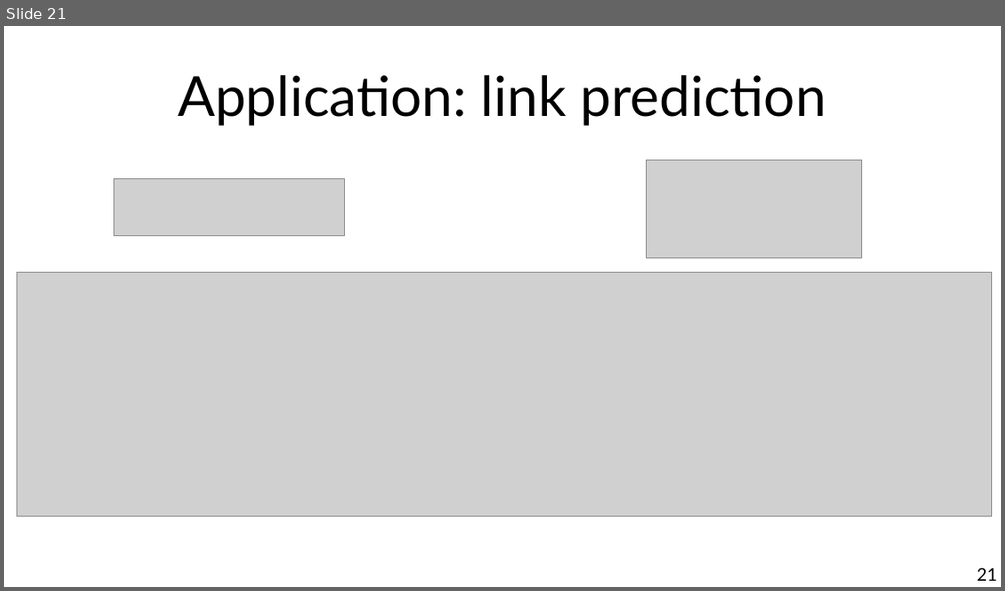
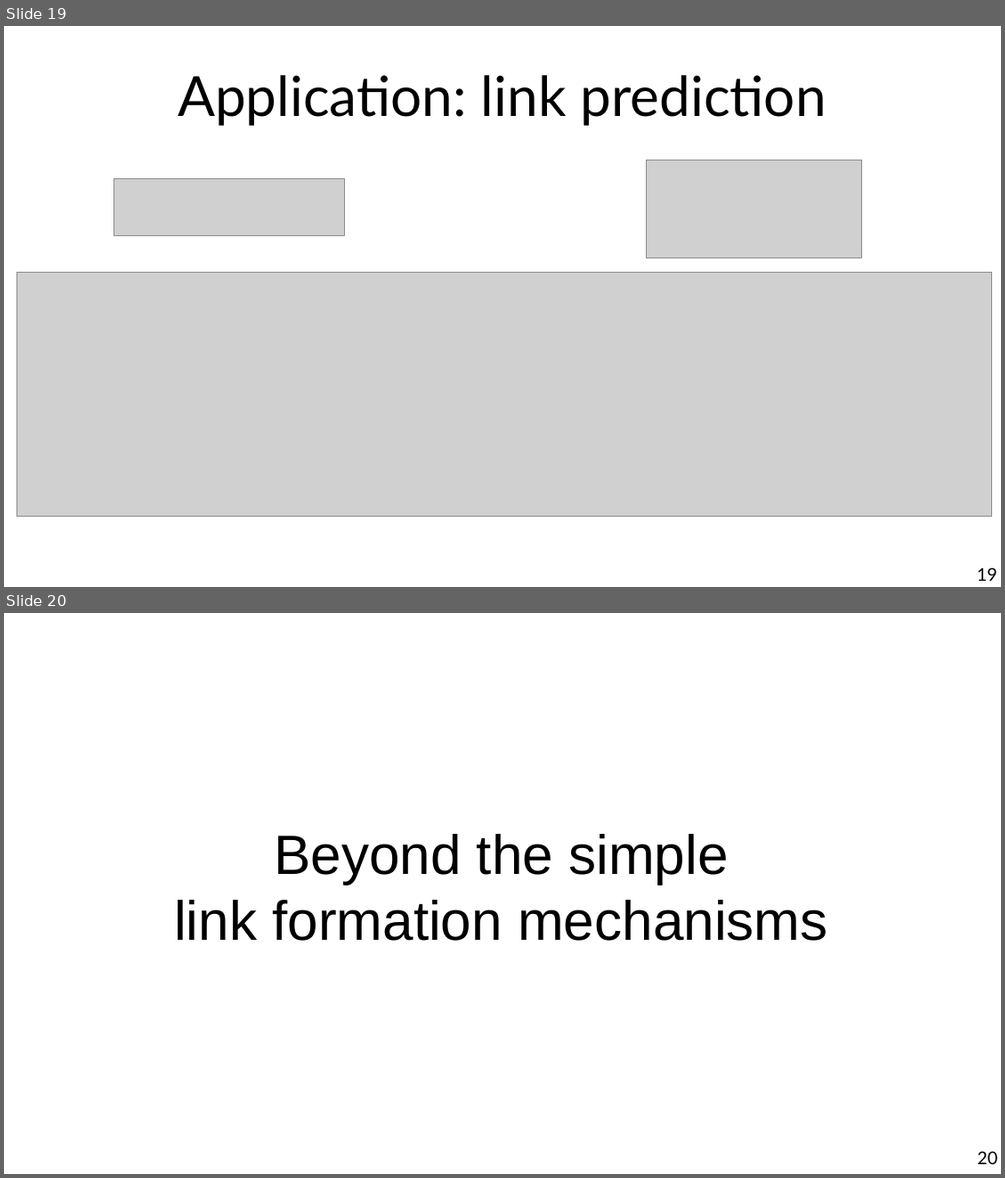
Before and after one commit to chatox/networks-science-course, a slide deck: theory/tt07_link_formation_mechanisms.odp. Shown one above the other, each under a label of ours: slide 21 before the commit, slides 19 and 20 after it. The pictures are 1005x591 and 1005x1178 pixels, drawn with LibreOffice and Linux fonts; fonts in the diff are those of the drawing; grey boxes stand for pictures. Boxes give left, top, right and bottom in pixels: in the first picture for what was removed or moved away, otherwise in the second. Text is boxed around its words. In the diff, an @@ line names an element or a change of style, - is before the commit and + after.

Commit message:
Divide into simple and advanced

```diff
--- a/theory/tt07_link_formation_mechanisms.odp
+++ b/theory/tt07_link_formation_mechanisms.odp
@@ slide 20 added at (4,613,1001,1174), background #FFFFFF @@
@@ title added at (174,834,827,941), 44 pt, text #000000 @@
+Beyond the simple
+link formation mechanisms
@@ page number added at (977,1151,997,1164), 14 pt, text #000000 @@
+20
@@ what was slide 21 is now slide 19 @@
@@ page number at (977,567,997,580): text changed @@
-21
+19
```
Also in this commit, not shown: 6 slides changed.
